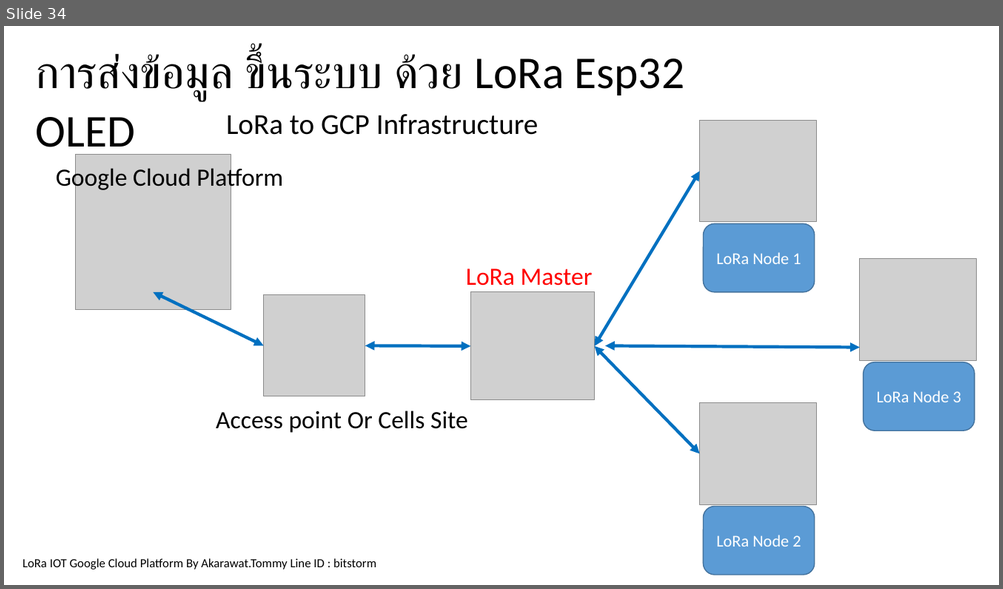
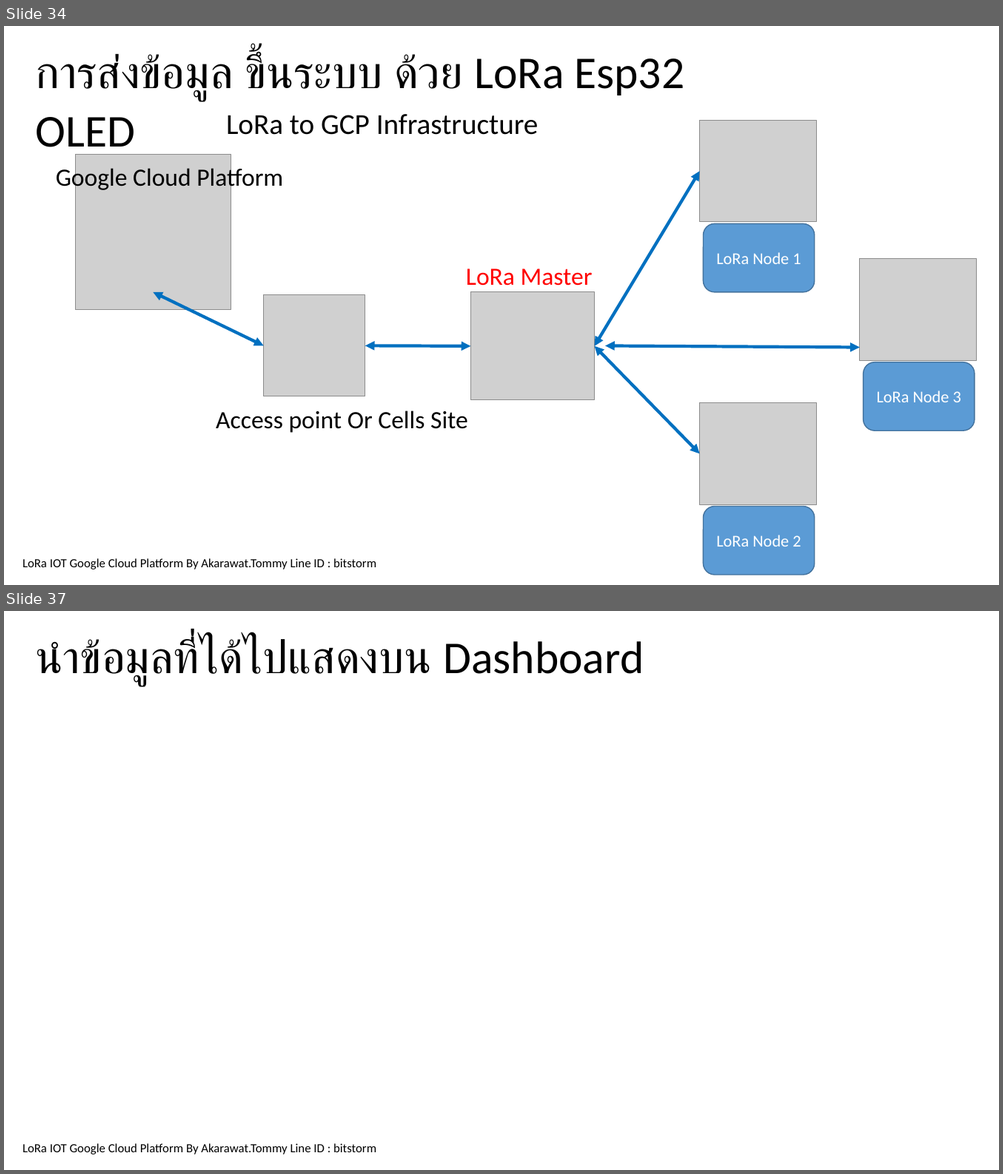
Before and after one commit to akarawat/GCPLoRaTraining, a slide deck: Documents/LoRaIOTGoogleCoudPlatform.pptx. Shown one above the other, each under a label of ours: slide 34 before the commit, slides 34 and 37 after it; the slides between them are not shown. The pictures are 1003x589 and 1003x1174 pixels, drawn with LibreOffice and Linux fonts; fonts in the diff are those of the drawing; grey boxes stand for pictures; background and template pictures are left out. Boxes give left, top, right and bottom in pixels: in the first picture for what was removed or moved away, otherwise in the second. Text is boxed around its words. In the diff, an @@ line names an element or a change of style, - is before the commit and + after.

```diff
--- a/Documents/LoRaIOTGoogleCoudPlatform.pptx
+++ b/Documents/LoRaIOTGoogleCoudPlatform.pptx
@@ slide 37 added at [4,611,999,1170], background picture (left out); not listed: 1 template element that a slide beside it also shows @@
@@ text added at [36,638,643,686], 44 pt, text #000000 @@
+นำข้อมูลที่ได้ไปแสดงบน Dashboard
```
Also in this commit, not shown: 2 slides changed, 2 other files.
